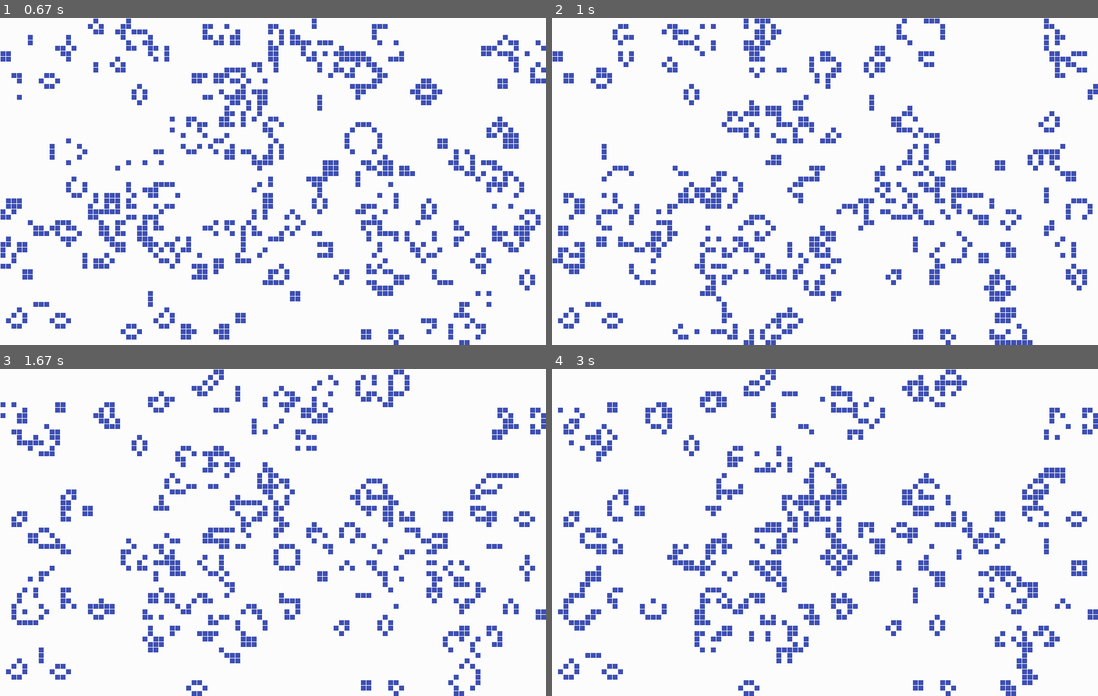
Above: before the commit, frames 1-4 (two rows, left to right).
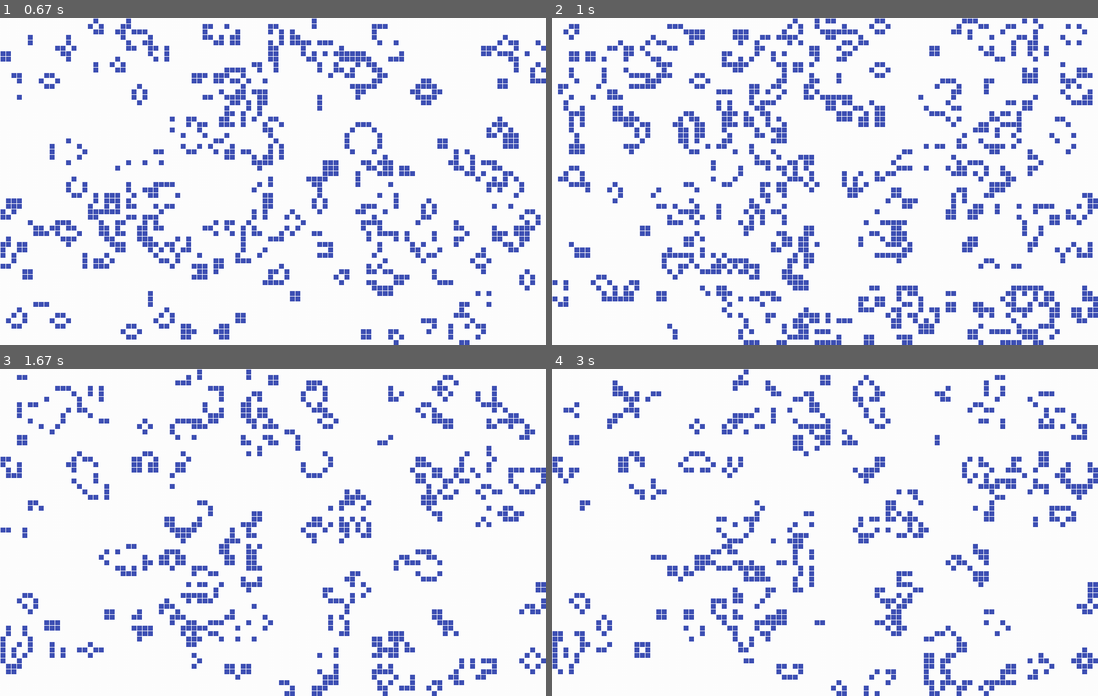
Above: after the commit, the same moments.

Repository: skotniczny/game-of-life-py
Game: pygame game, started from main.py
Two runs of this game, one before a commit and one after it. Both use one fixed random seed, a clock stepped at 60 frames per second and the inputs below.
Inputs (mouse positions are in pixels of both pictures, inside the frame that each line leads up to):
- Up to frame 1 (0.67 s): tap Enter at 0.33 s
- Up to frame 2 (1 s): hold N from 0.67 s (still down)
- Up to frame 3 (1.67 s): release N at 1.13 s; click (338, 561) at 1.22 s; tap Space at 1.5 s
- Up to frame 4 (3 s): tap Enter at 2.83 s

Frame 1 is identical in both runs. In frame 2, 22% of the frame differs, in the area x 0-100%, y 0-100%; in frame 3, 17%; in frame 4, 18%.

Commit message:
Press n to generate new board

Diff:
--- a/display_pygame.py
+++ b/display_pygame.py
@@ -61,6 +61,9 @@
                 if event.key == pygame.K_RETURN:
                     board.next_generation()
                     update_board()
+                if event.key == pygame.K_n:
+                    board.generate()
+                    update_board()
                 # User presses ESCAPE-Key
                 if event.key == pygame.K_ESCAPE:
                     mainloop = False
@@ -74,8 +77,8 @@
                     update_board()
 
         # Print keys description, framerate and playtime in titlebar.
-        text = f"Press SPACE to stop  |  Press ENTER to make next generation  |  CLICK to edit board  |  " \
-               f"FPS: {format(clock.get_fps(), '.2f')}  Playtime: {format(playtime, '.2f')}"
+        text = f"Press SPACE to stop  |  Press ENTER to make next generation  | Press N to generate new | " \
+               f"CLICK to edit board  |" f"FPS: {format(clock.get_fps(), '.2f')}  Playtime: {format(playtime, '.2f')}"
         pygame.display.set_caption(text)
         if not is_stopped:
             board.next_generation()
--- a/engine.py
+++ b/engine.py
@@ -9,9 +9,9 @@
         self.grid = []
         self._adjacency = []
 
-    def generate(self, density=0.25):
+    def generate(self):
         # Make grid as one-dimensional array of Boolean
-        self.grid = [random.random() < density for _ in range(self.size)]
+        self.make_grid()
 
         # Make array of neighbours of each cell
         def make_adjacency(cell_idx):
@@ -28,6 +28,10 @@
                     adjacent.append(idx)
             return adjacent
         self._adjacency = [make_adjacency(i) for i in range(self.size)]
+
+    def make_grid(self, density=0.25):
+        # Make grid as one-dimensional array of Boolean
+        self.grid = [random.random() < density for _ in range(self.size)]
 
     def clear(self):
         return [False for _ in self.grid]
